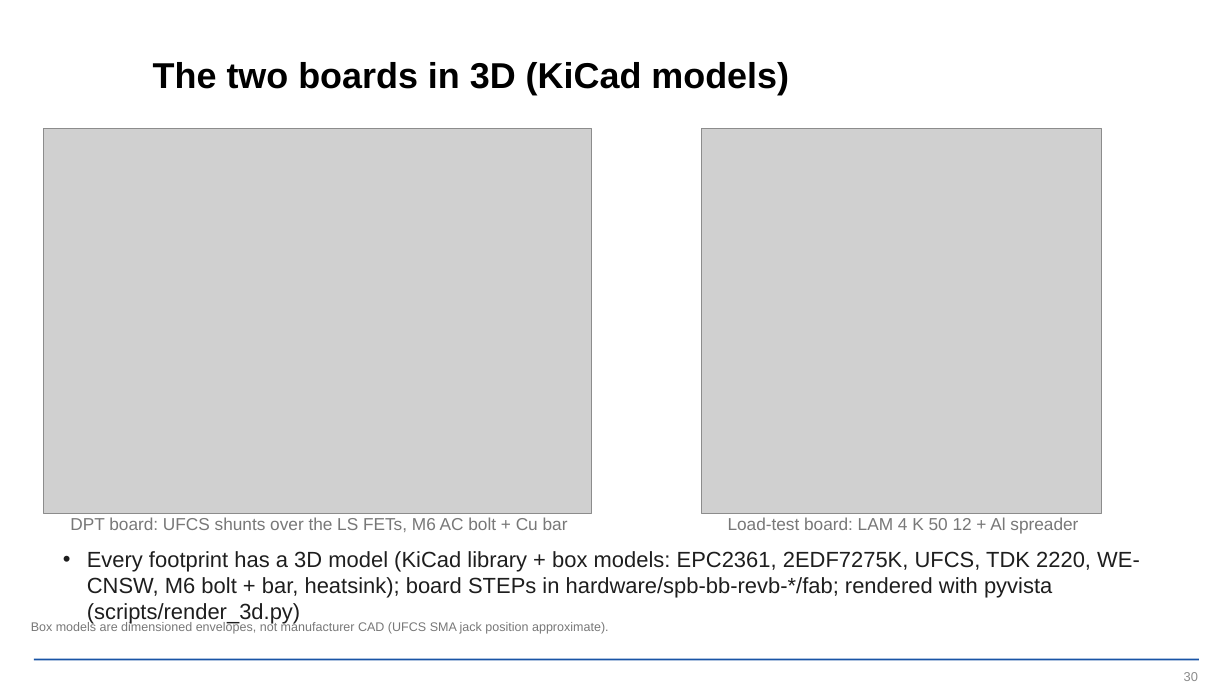
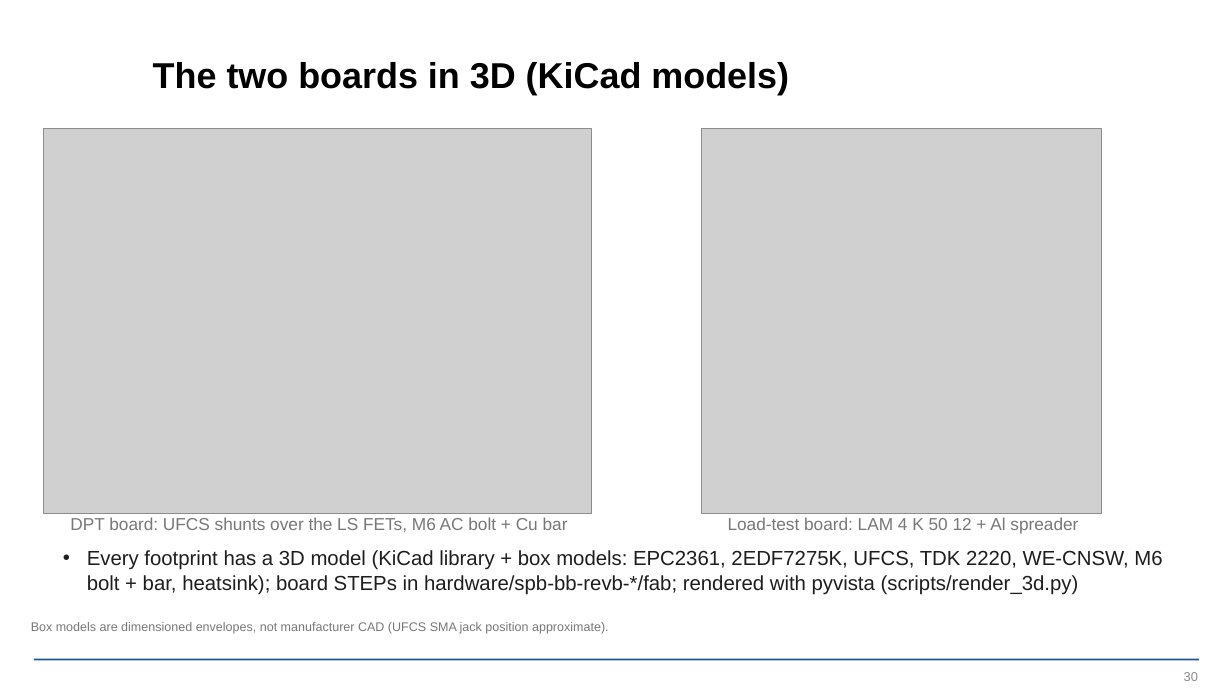
Before and after one commit to EnesAyaz/KTH, a slide deck: slide 30 of PCB-Design/reports/slides/spb_revb_design_flow.pptx. Drawn at 1232x693 pixels with LibreOffice and Linux fonts; fonts in the diff are those of the drawing; grey boxes stand for pictures; background and template pictures are left out. Boxes give left, top, right and bottom in pixels: in the first picture for what was removed or moved away, otherwise in the second. Text is boxed around its words. In the diff, an @@ line names an element or a change of style, - is before the commit and + after.

```diff
--- a/PCB-Design/reports/slides/spb_revb_design_flow.pptx
+++ b/PCB-Design/reports/slides/spb_revb_design_flow.pptx
@@ text "Every footprint has a 3D ..." at box(87, 550, 1162, 595): size 12.8 to 11.9 pt @@
```
Also in this commit, not shown: 24 other slides changed, 17 other files.
